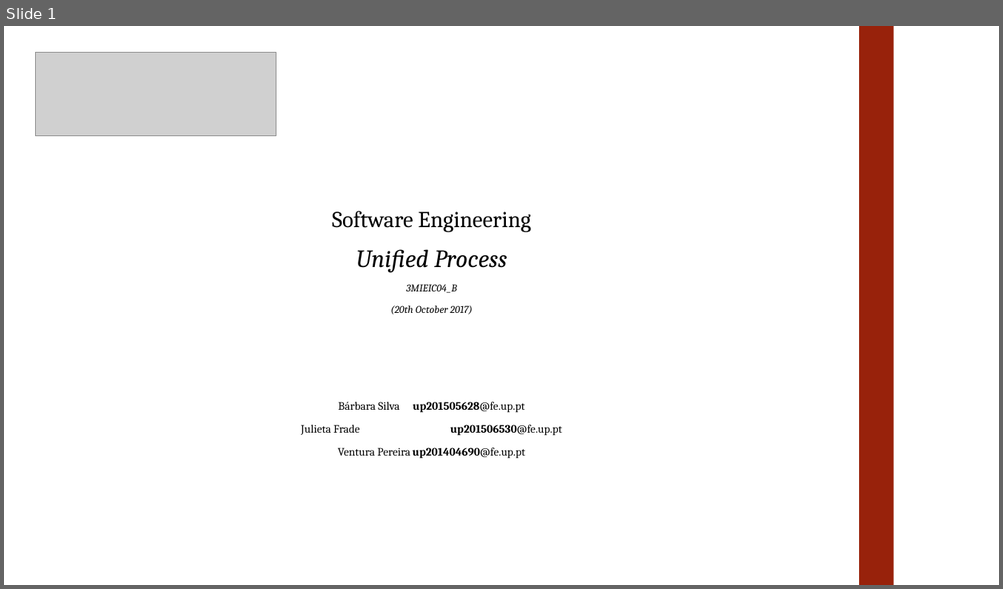
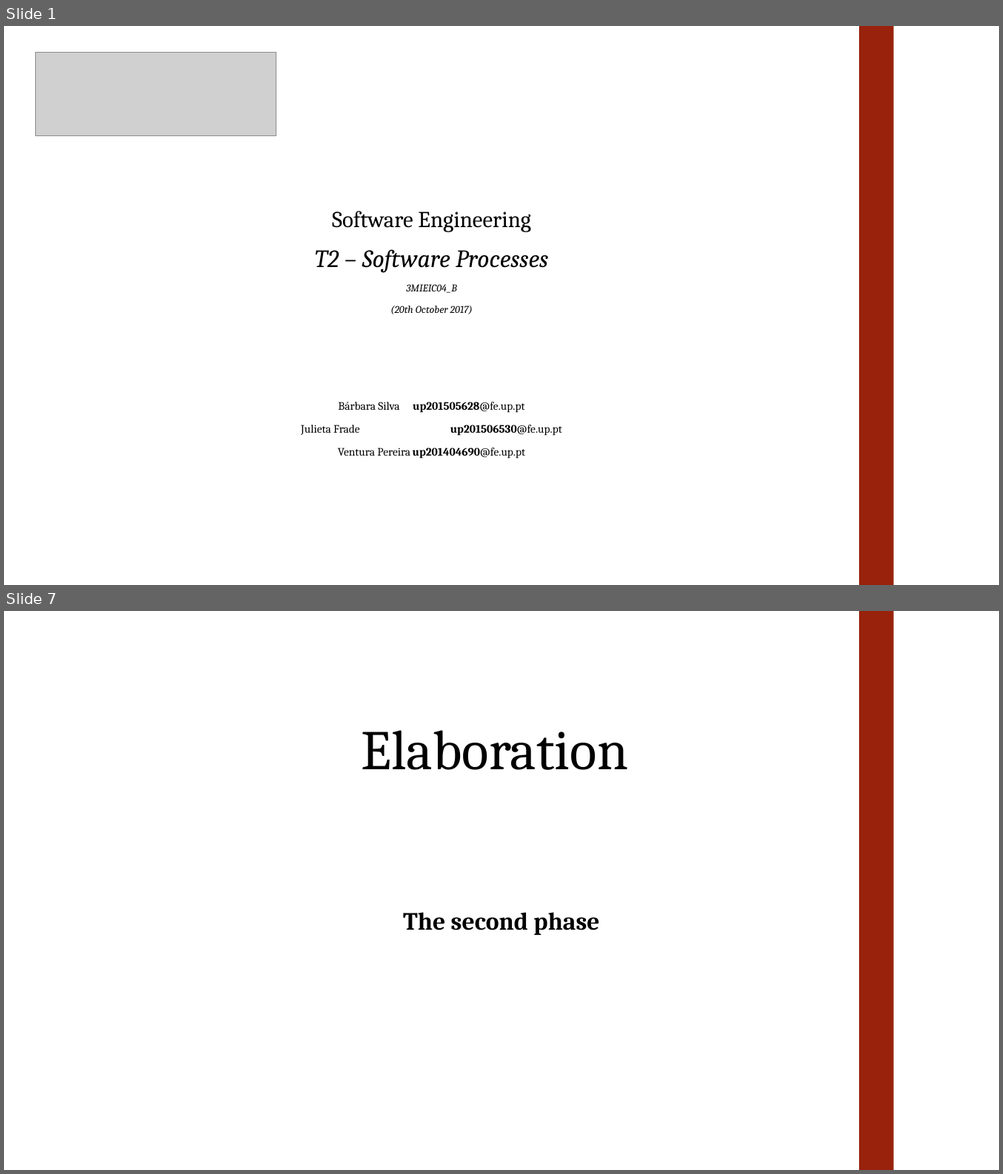
Before and after one commit to julietafrade97/feup-esof, a slide deck: T2/Presentation.pptx. Shown one above the other, each under a label of ours: slide 1 before the commit, slides 1 and 7 after it; the slides between them are not shown. The pictures are 1003x589 and 1003x1174 pixels, drawn with LibreOffice and Linux fonts; fonts in the diff are those of the drawing; grey boxes stand for pictures. Boxes give left, top, right and bottom in pixels: in the first picture for what was removed or moved away, otherwise in the second. Text is boxed around its words. In the diff, an @@ line names an element or a change of style, - is before the commit and + after.

```diff
--- a/T2/Presentation.pptx
+++ b/T2/Presentation.pptx
@@ slide 7 added at (4,611,999,1170), background #FFFFFF @@
@@ rectangle added at (859,611,893,1170), fill #98220B @@
@@ title added at (361,730,629,770), 54 pt, text #000000 @@
+Elaboration
@@ subtitle added at (403,912,599,935), 24 pt, text #000000, bold @@
+The second phase
@@ slide 1 changed as well @@
@@ text at (315,249,548,273): text changed @@
-Unified Process
+T2 – Software Processes
```
Also in this commit, not shown: 23 other slides added, 1 slide removed.
